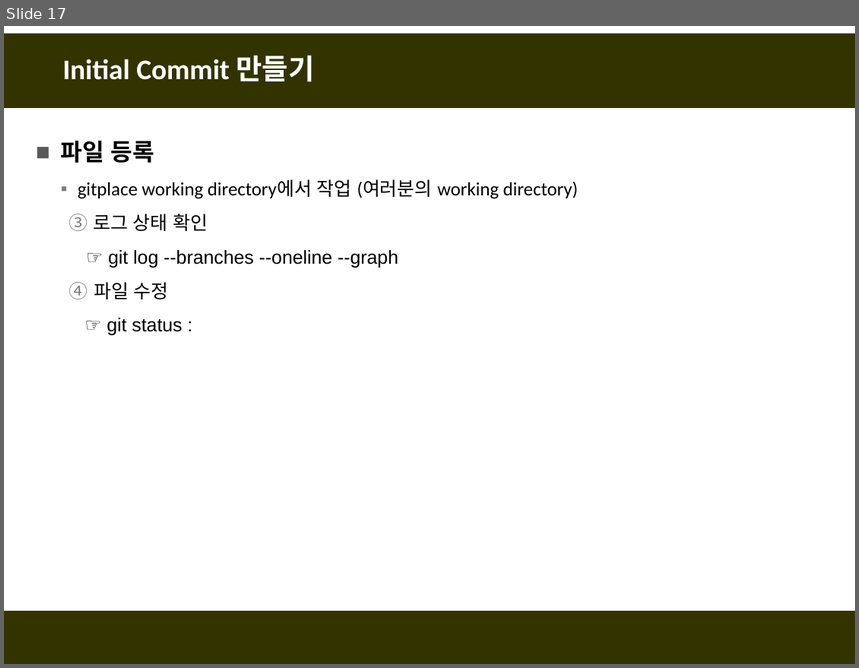
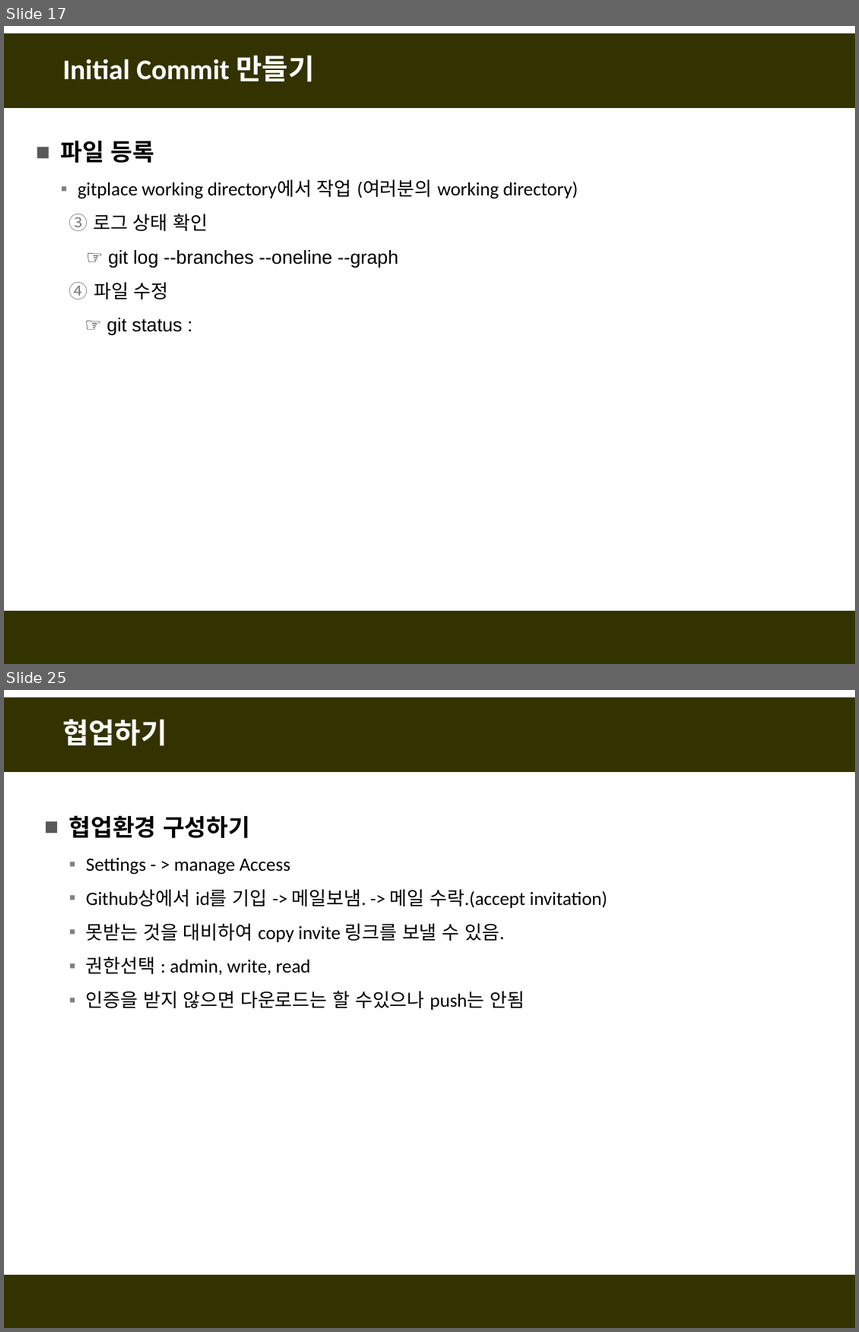
Before and after one commit to fasthill/github-lecture, a slide deck: git및github첫걸음.pptx. Shown one above the other, each under a label of ours: slide 17 before the commit, slides 17 and 25 after it; the slides between them are not shown. The pictures are 859x668 and 859x1332 pixels, drawn with LibreOffice and Linux fonts; fonts in the diff are those of the drawing. Boxes give left, top, right and bottom in pixels: in the first picture for what was removed or moved away, otherwise in the second. Text is boxed around its words. In the diff, an @@ line names an element or a change of style, - is before the commit and + after.

```diff
--- a/git및github첫걸음.pptx
+++ b/git및github첫걸음.pptx
@@ slide 25 added at [4,690,855,1328], background #FFFFFF; not listed: 2 template elements that a slide beside it also shows @@
@@ title added at [63,719,167,746], 24 pt, text #FFFFFF, bold @@
+협업하기
@@ text added at [69,815,607,1010], 16 pt, text #000000 @@
+■ 협업환경 구성하기
+  ▪ Settings - > manage Access
+  ▪ Github상에서 id를 기입 -> 메일보냄. -> 메일 수락.(accept invitation)
+  ▪ 못받는 것을 대비하여 copy invite 링크를 보낼 수 있음.
+  ▪ 권한선택 : admin, write, read
+  ▪ 인증을 받지 않으면 다운로드는 할 수있으나 push는 안됨
```
Also in this commit, not shown: 5 slides changed, 9 other slides added, 4 slides removed.
